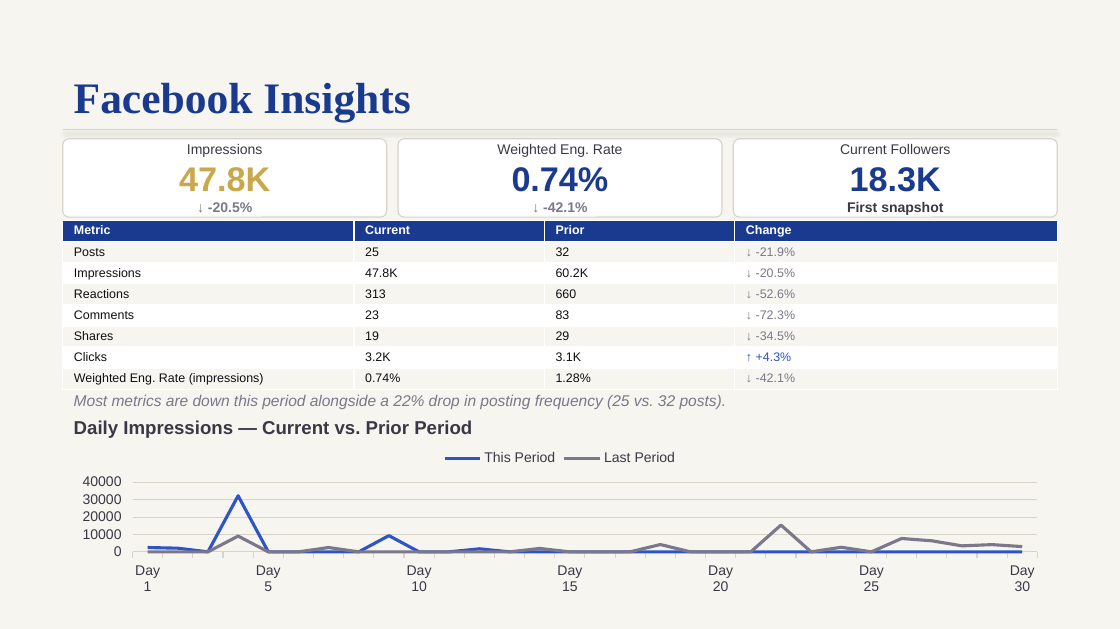
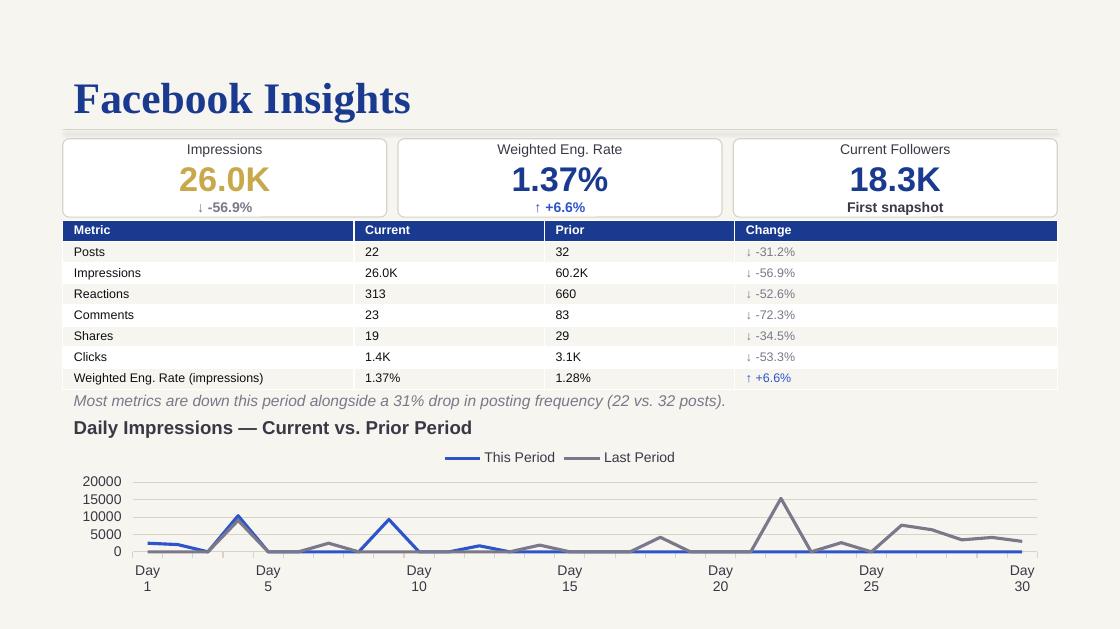
Before and after one commit to lakehousesocial-tech/ocean-crest-pier-monthly-report, a slide deck: slide 4 of Ocean Crest Pier Monthly Report — September 2026.pptx. Drawn at 1120x629 pixels with LibreOffice and Linux fonts; fonts in the diff are those of the drawing. Boxes give left, top, right and bottom in pixels: in the first picture for what was removed or moved away, otherwise in the second. Text is boxed around its words. In the diff, an @@ line names an element or a change of style, - is before the commit and + after.

```diff
--- a/Ocean Crest Pier Monthly Report — September 2026.pptx
+++ b/Ocean Crest Pier Monthly Report — September 2026.pptx
@@ text in rounded rectangle at [179,167,270,212]: text changed @@
-47.8K
-↓ -20.5%
+26.0K
+↓ -56.9%
@@ text in rounded rectangle at [512,167,609,212]: text changed; text colour #7A7889 to #2D55C9 @@
-0.74%
-↓ -42.1%
+1.37%
+↑ +6.6%
@@ table at [63,221,1057,389] @@
-row 2, column 2: 25
+row 2, column 2: 22
-row 2, column 4: ↓ -21.9%
+row 2, column 4: ↓ -31.2%
-row 3, column 2: 47.8K
+row 3, column 2: 26.0K
-row 3, column 4: ↓ -20.5%
+row 3, column 4: ↓ -56.9%
-row 7, column 2: 3.2K
+row 7, column 2: 1.4K
-row 7, column 4: ↑ +4.3%
+row 7, column 4: ↓ -53.3%
-row 8, column 2: 0.74%
+row 8, column 2: 1.37%
-row 8, column 4: ↓ -42.1%
+row 8, column 4: ↑ +6.6%
@@ text at [74,395,727,409]: text changed @@
-Most metrics are down this period alongside a 22% drop in posting frequency (25 vs. 32 posts).
+Most metrics are down this period alongside a 31% drop in posting frequency (22 vs. 32 posts).
@@ line chart at [63,438,1057,599] @@
-This Period: 2000, 2000, 0, 32000, 0, 0, 0, 0, 9000, 0, 0, 2000, 0, 0, 0, 0, 0, 0, 0, 0, 0, 0, 0, 0, 0, 0, 0, 0, 0, 0
+This Period: 2500, 2100, 0, 10400, 0, 0, 0, 0, 9300, 0, 0, 1700, 0, 0, 0, 0, 0, 0, 0, 0, 0, 0, 0, 0, 0, 0, 0, 0, 0, 0
-Last Period: 0, 0, 0, 9000, 0, 0, 2000, 0, 0, 0, 0, 0, 0, 2000, 0, 0, 0, 4000, 0, 0, 0, 15000, 0, 3000, 0, 8000, 6000, 3000, 4000, 3000
+Last Period: 0, 0, 0, 9000, 0, 0, 2500, 0, 0, 0, 0, 0, 0, 1900, 0, 0, 0, 4200, 0, 0, 0, 15400, 0, 2600, 0, 7600, 6300, 3400, 4100, 3000
```
Also in this commit, not shown: 2 other slides changed, 3 other files.
